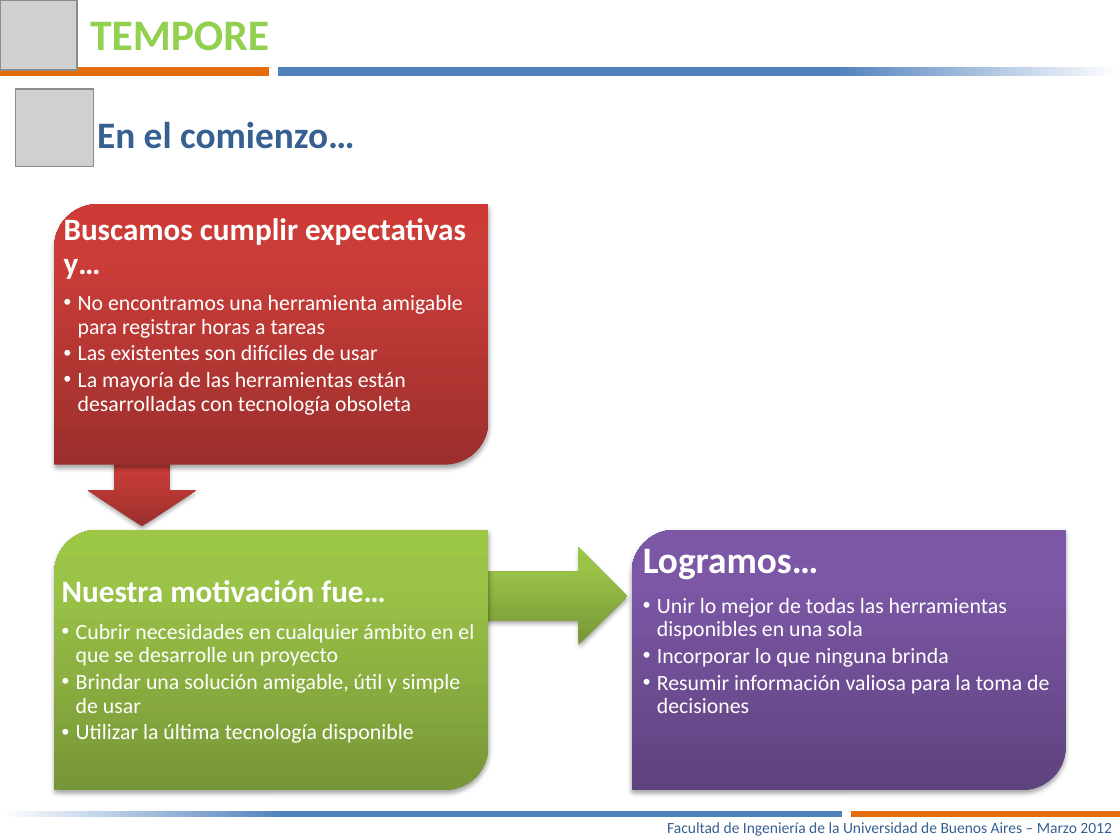
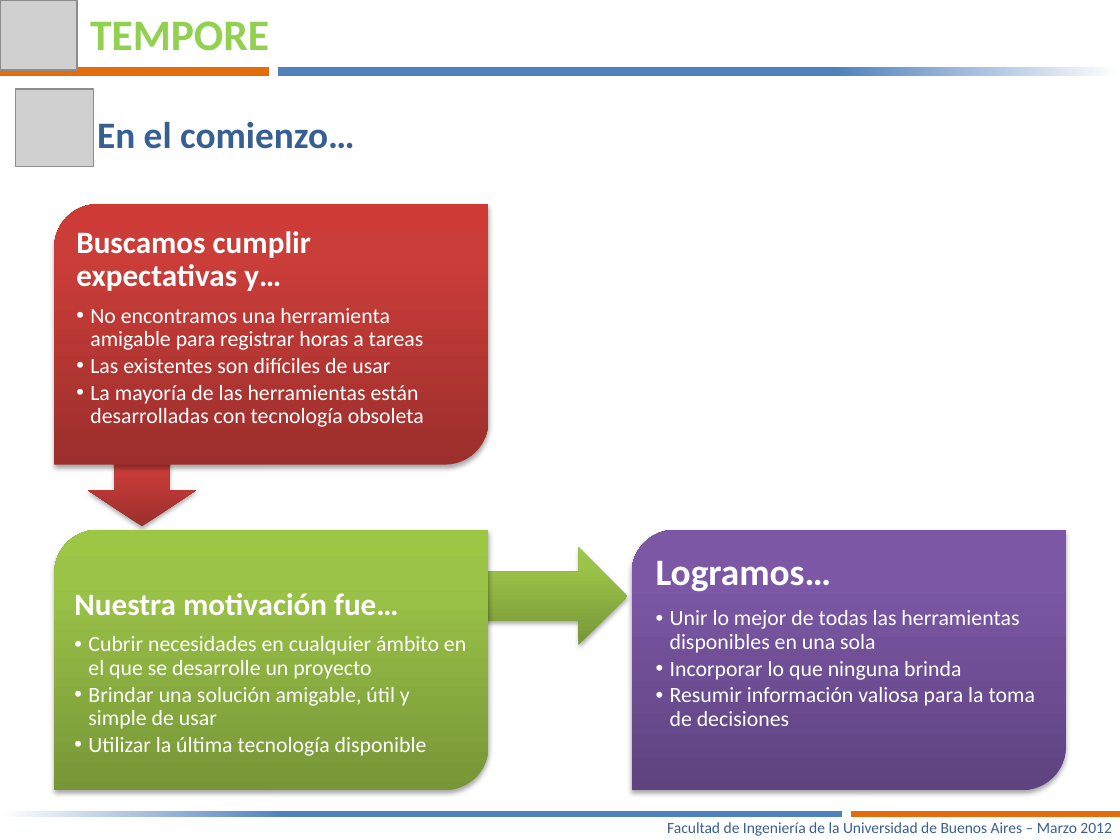
Before and after one commit to joshishimla99/tempore, a slide deck: slide 11 of docs/Presentacion Final/Tempore – Manejá tus tiempos-V6.pptx (slide 10 before the commit). Drawn at 1120x840 pixels with LibreOffice and Linux fonts; fonts in the diff are those of the drawing; grey boxes stand for pictures. Boxes give left, top, right and bottom in pixels: in the first picture for what was removed or moved away, otherwise in the second. Text is boxed around its words. In the diff, an @@ line names an element or a change of style, - is before the commit and + after.

```diff
--- a/docs/Presentacion Final/Tempore – Manejá tus tiempos-V6.pptx
+++ b/docs/Presentacion Final/Tempore – Manejá tus tiempos-V6.pptx
@@ text "Buscamos cumplir expectativas y…" rewrapped from (64, 214, 466, 415) to (76, 231, 424, 427) @@
@@ text "Nuestra motivación fue…" rewrapped from (62, 580, 474, 743) to (74, 593, 466, 756) @@
@@ text "Logramos…" rewrapped from (643, 542, 1049, 713) to (656, 561, 1035, 726) @@
```
Also in this commit, not shown: 4 other slides changed, 2 slides added.
